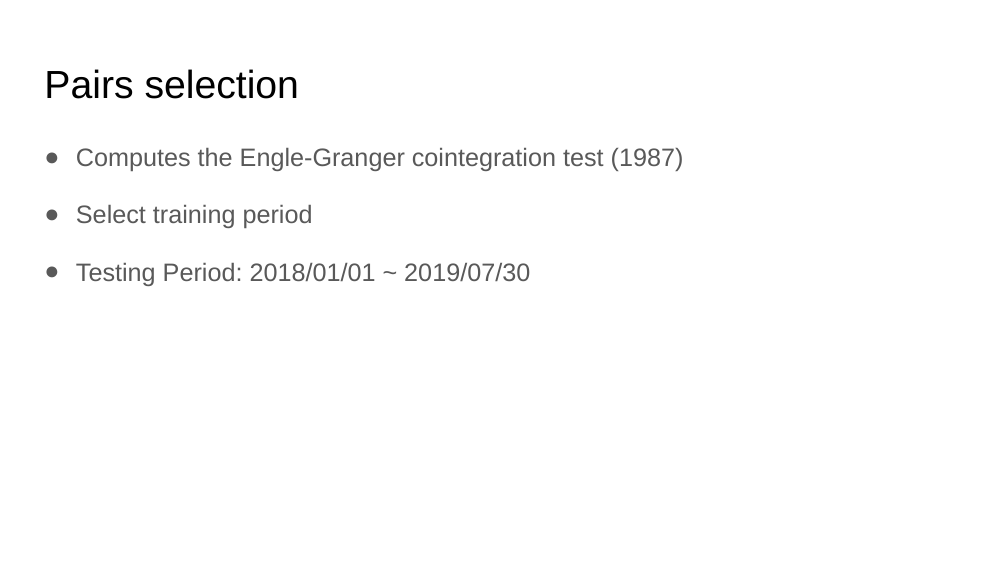
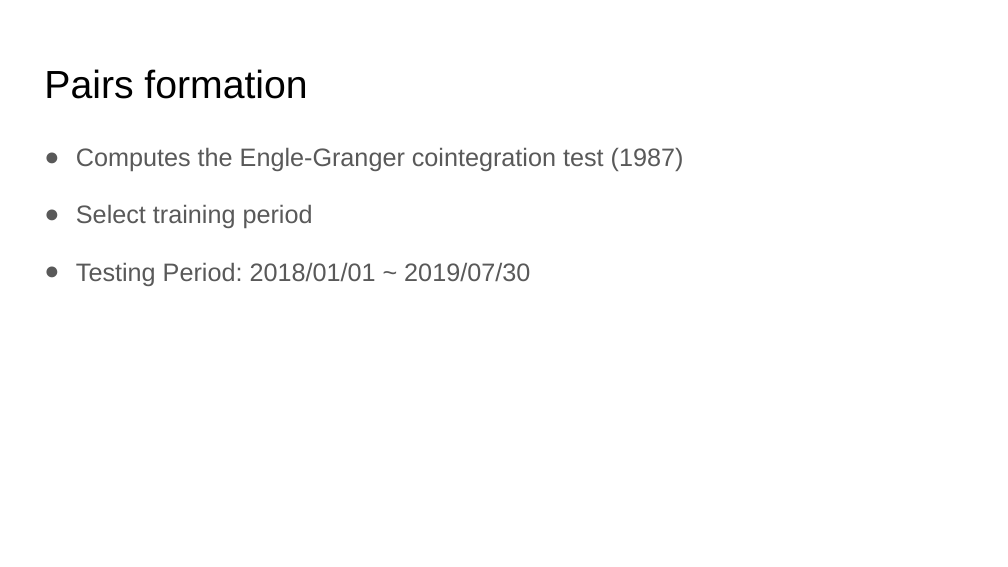
Before and after one commit to thtang/Pair-trading, a slide deck: slide 4 of Pair trading for Currencies.pptx. Drawn at 1008x567 pixels with LibreOffice and Linux fonts; fonts in the diff are those of the drawing. Boxes give left, top, right and bottom in pixels: in the first picture for what was removed or moved away, otherwise in the second. Text is boxed around its words. In the diff, an @@ line names an element or a change of style, - is before the commit and + after.

```diff
--- a/Pair trading for Currencies.pptx
+++ b/Pair trading for Currencies.pptx
@@ title at box(44, 69, 307, 99): text changed @@
-Pairs selection
+Pairs formation
```
Also in this commit, not shown: 12 other slides changed, 1 slide removed, 16 other files.
